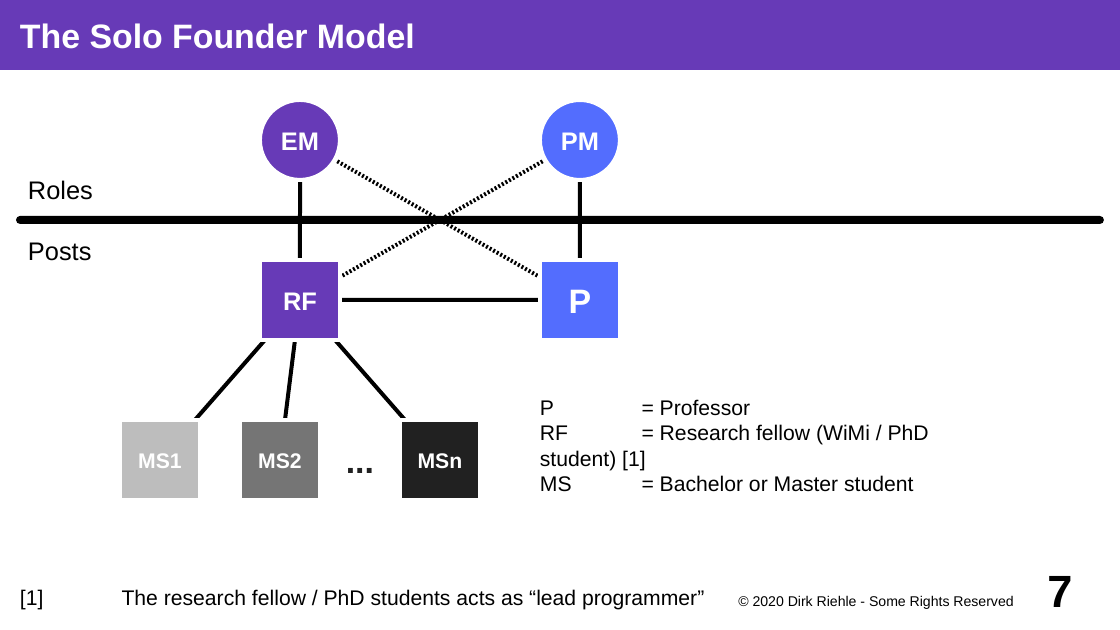
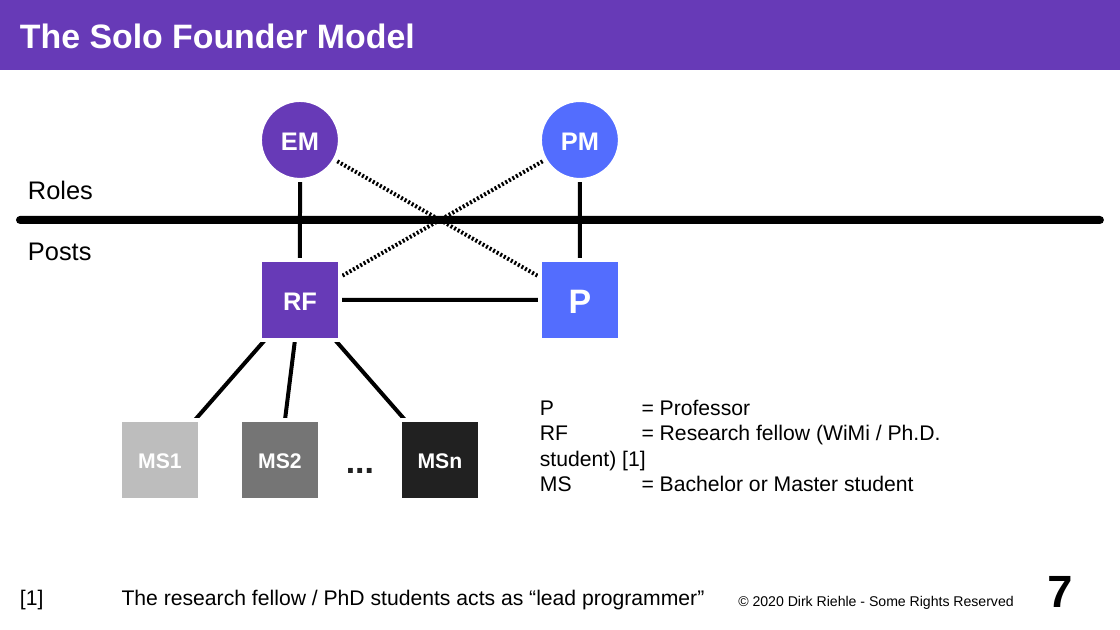
Before and after one commit to dirkriehle/coss-course, a slide deck: slide 7 of Lecture slides/COSS D02 - Research and Startup.odp. Drawn at 1120x630 pixels with LibreOffice and Linux fonts; fonts in the diff are those of the drawing. Boxes give left, top, right and bottom in pixels: in the first picture for what was removed or moved away, otherwise in the second. Text is boxed around its words. In the diff, an @@ line names an element or a change of style, - is before the commit and + after.

```diff
--- a/Lecture slides/COSS D02 - Research and Startup.odp
+++ b/Lecture slides/COSS D02 - Research and Startup.odp
@@ text at (x1=540, y1=424, x2=941, y2=471): text changed @@
-RF = Research fellow (WiMi / PhD student) [1]
+RF = Research fellow (WiMi / Ph.D. student) [1]
```
Also in this commit, not shown: 5 other files.
